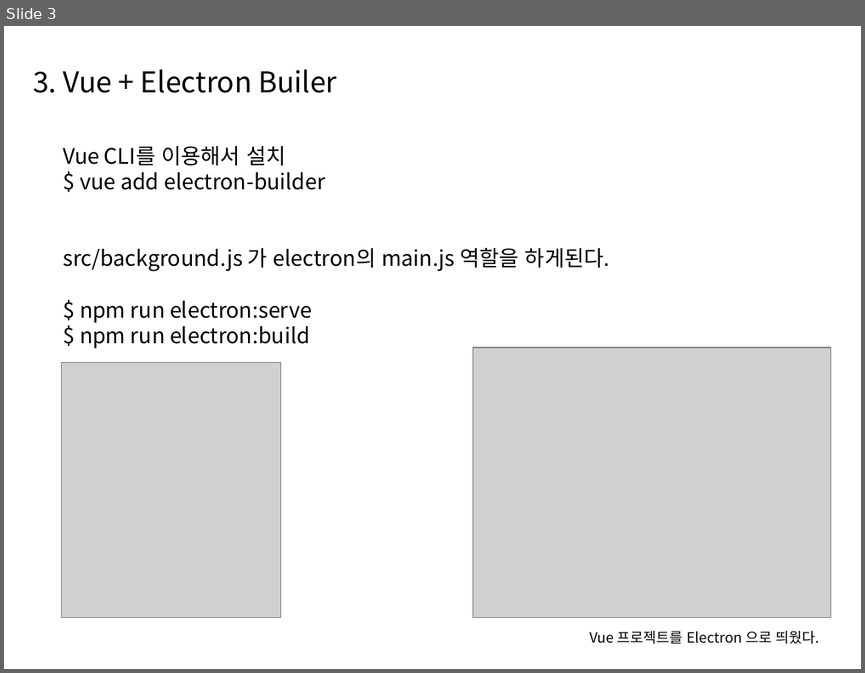
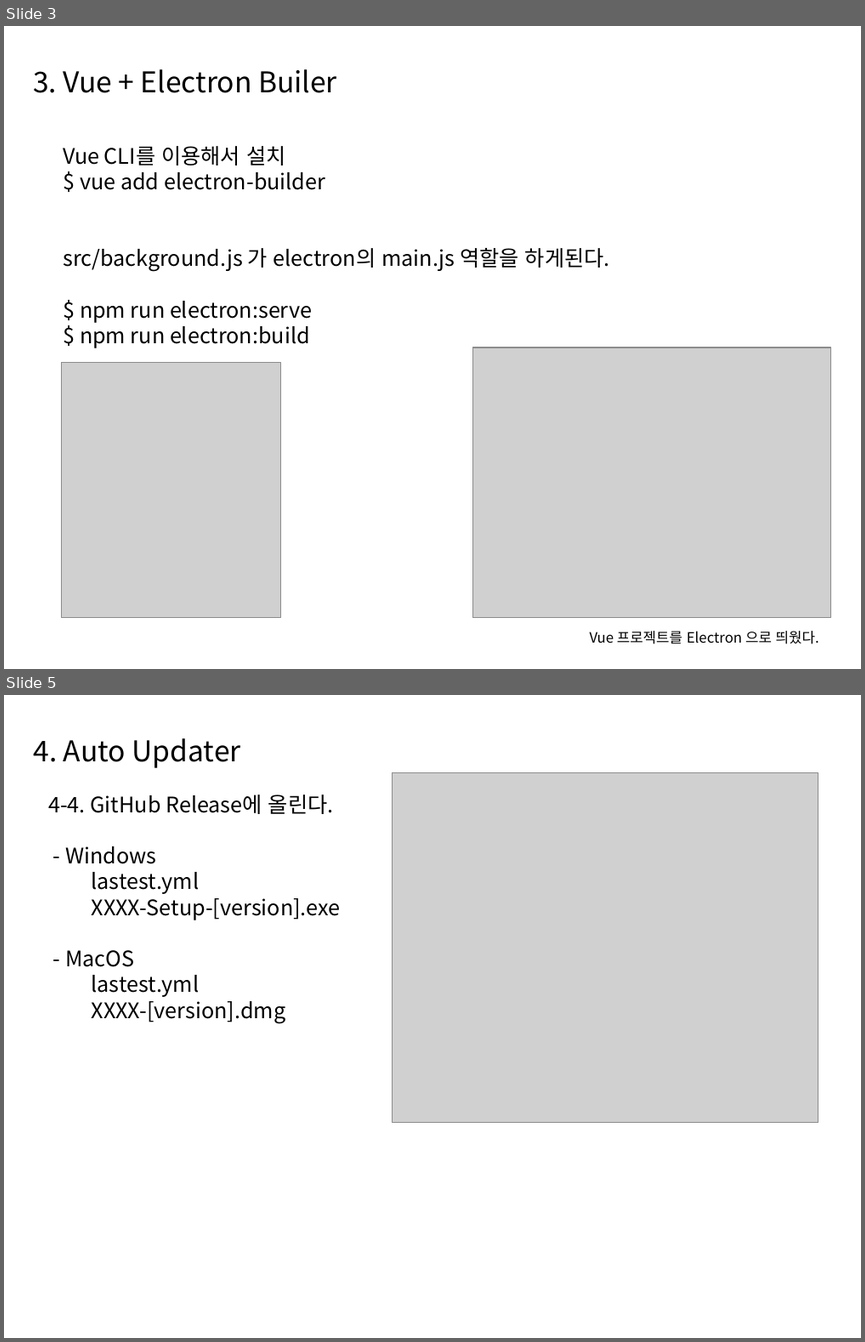
Before and after one commit to es5es5/devlogs, a slide deck: Electron/ppt/Electron.pptx. Shown one above the other, each under a label of ours: slide 3 before the commit, slides 3 and 5 after it; the slides between them are not shown. The pictures are 865x673 and 865x1342 pixels, drawn with LibreOffice and Linux fonts; fonts in the diff are those of the drawing; grey boxes stand for pictures; background and template pictures are left out. Boxes give left, top, right and bottom in pixels: in the first picture for what was removed or moved away, otherwise in the second. Text is boxed around its words. In the diff, an @@ line names an element or a change of style, - is before the commit and + after.

```diff
--- a/Electron/ppt/Electron.pptx
+++ b/Electron/ppt/Electron.pptx
@@ slide 5 added at (4,695,861,1338), background #FFFFFF @@
@@ text added at (33,738,241,768), 24 pt, text #000000 @@
+4. Auto Updater
@@ text added at (48,794,341,1023), 18 pt, text #000000 @@
+4-4. GitHub Release에 올린다.
+- Windows
+  lastest.yml
+  XXXX-Setup-[version].exe
+- MacOS
+  lastest.yml
+  XXXX-[version].dmg
@@ picture added at (392,773,818,1122) @@
```
Also in this commit, not shown: 1 slide changed, 1 other slide added.
